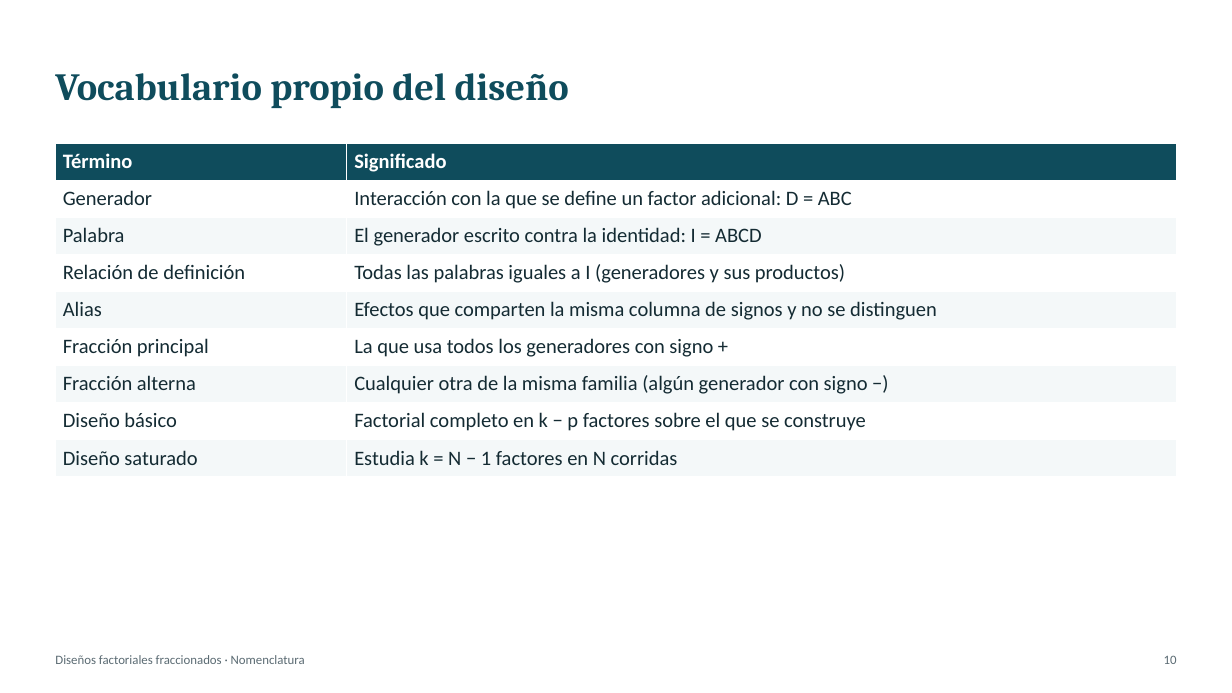
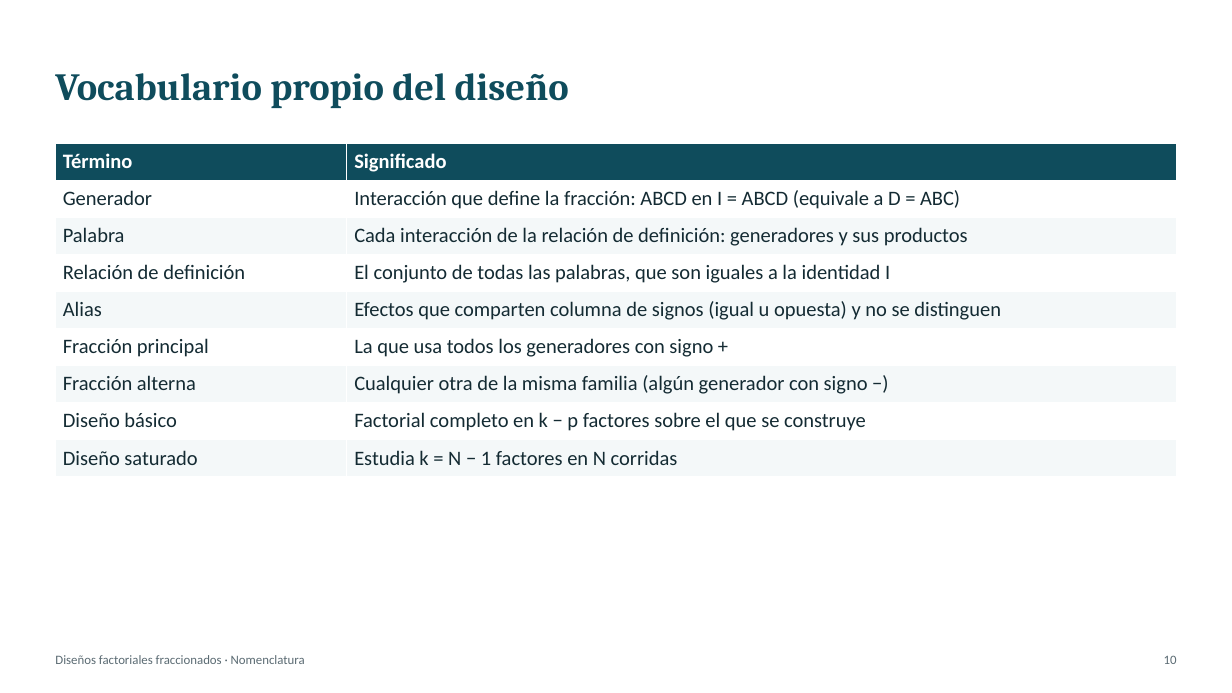
Before and after one commit to Juanes2001/diseno-de-experimentos, a slide deck: slide 10 of exposicion-tema-06/Tema6_Factoriales_Fraccionados.pptx. Drawn at 1232x693 pixels with LibreOffice and Linux fonts; fonts in the diff are those of the drawing. Boxes give left, top, right and bottom in pixels: in the first picture for what was removed or moved away, otherwise in the second. Text is boxed around its words. In the diff, an @@ line names an element or a change of style, - is before the commit and + after.

```diff
--- a/exposicion-tema-06/Tema6_Factoriales_Fraccionados.pptx
+++ b/exposicion-tema-06/Tema6_Factoriales_Fraccionados.pptx
@@ table at (x1=55, y1=143, x2=1177, y2=477) @@
-row 2, column 2: Interacción con la que se define un factor adicional: D = ABC
+row 2, column 2: Interacción que define la fracción: ABCD en I = ABCD (equivale a D = ABC)
-row 3, column 2: El generador escrito contra la identidad: I = ABCD
+row 3, column 2: Cada interacción de la relación de definición: generadores y sus productos
-row 4, column 2: Todas las palabras iguales a I (generadores y sus productos)
+row 4, column 2: El conjunto de todas las palabras, que son iguales a la identidad I
-row 5, column 2: Efectos que comparten la misma columna de signos y no se distinguen
+row 5, column 2: Efectos que comparten columna de signos (igual u opuesta) y no se distinguen
```
Also in this commit, not shown: 25 other slides changed, 3 other files.
